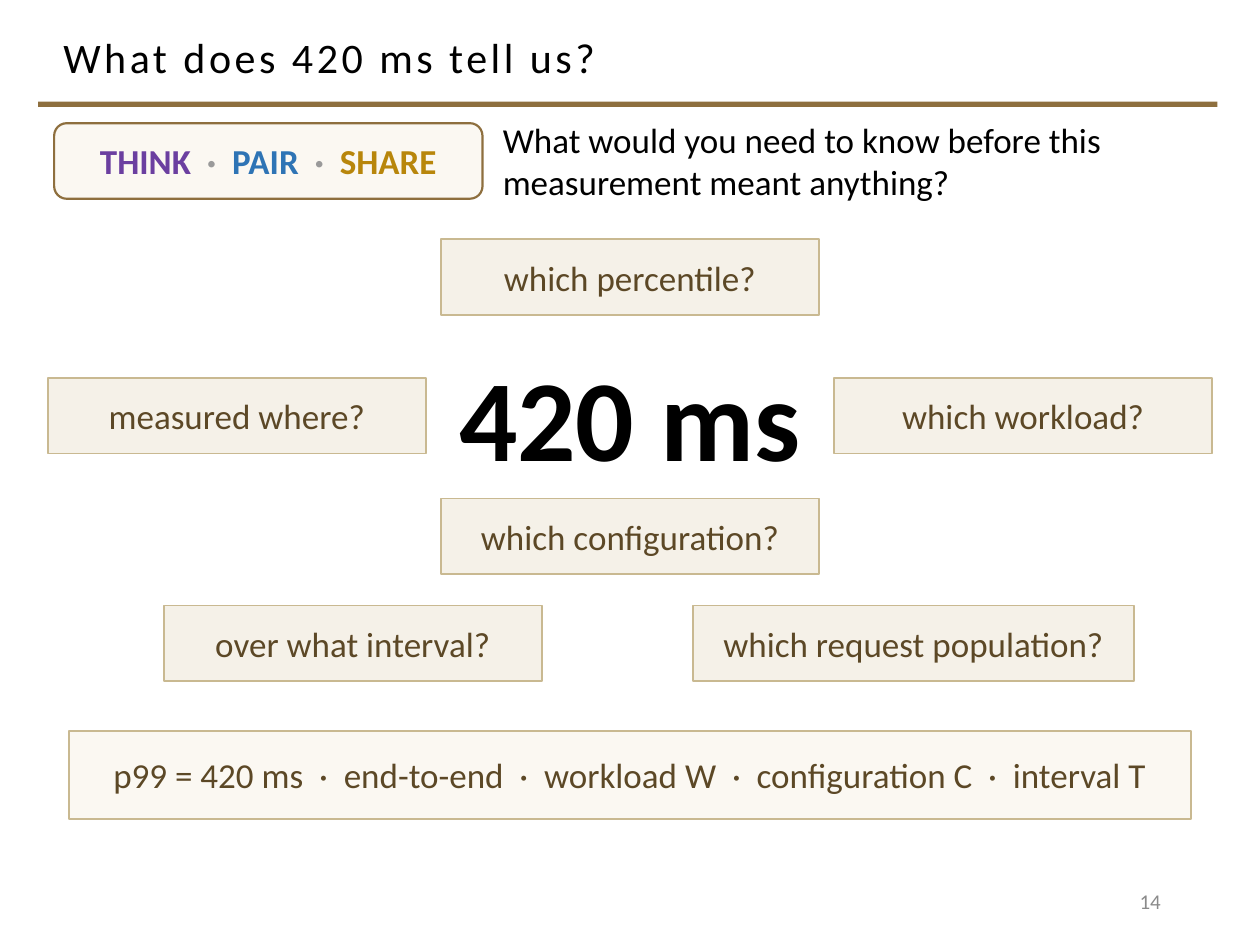
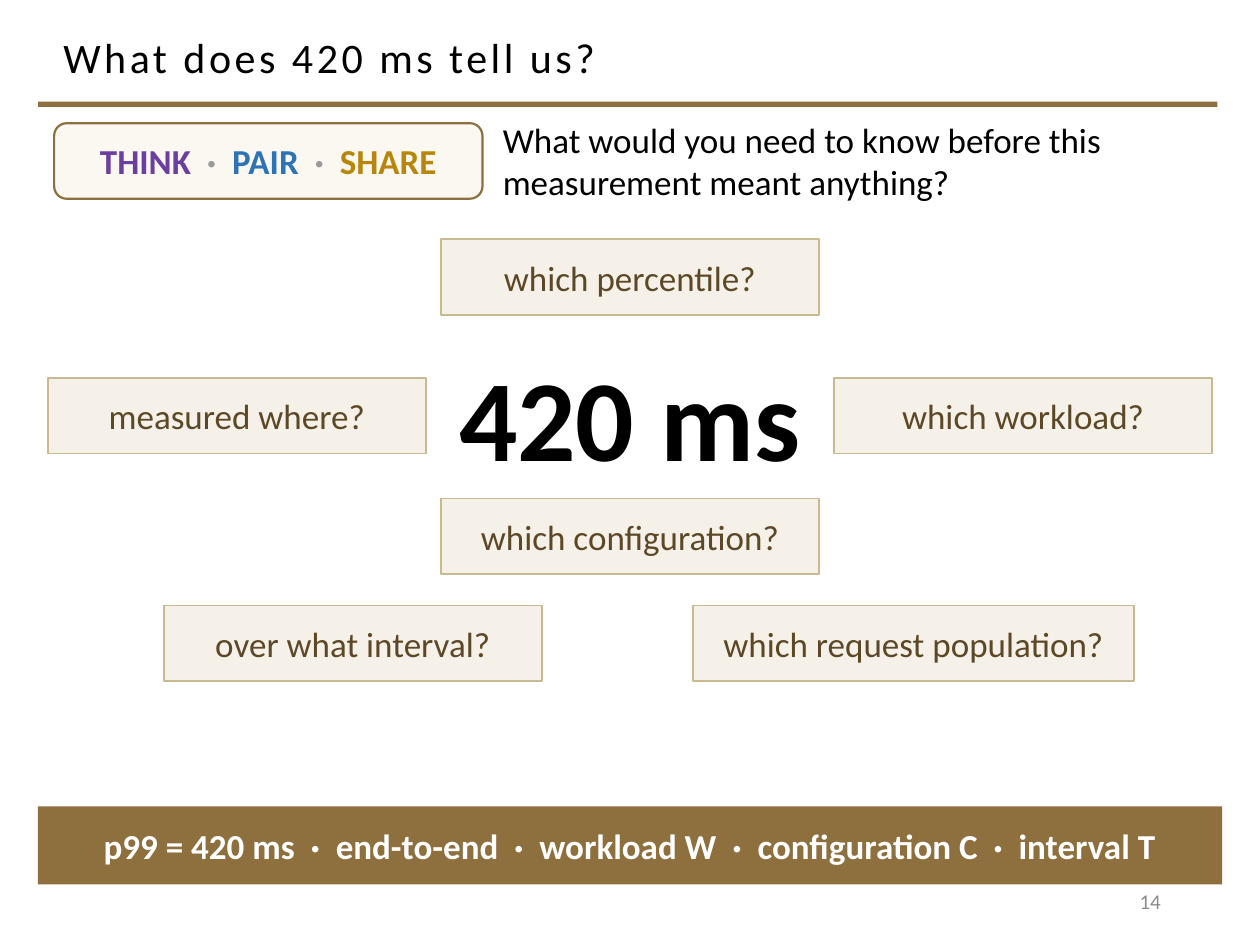
Before and after one commit to davisjam/model-based-agentic-software-engineering, a slide deck: slide 14 of course/lectures/act-1-foundations/09-engineering-decision-making-and-metrics/1-9-Engineering-Decision-Making-and-Metrics.pptx. Drawn at 1260x945 pixels with LibreOffice and Linux fonts; fonts in the diff are those of the drawing; background and template pictures are left out. Boxes give left, top, right and bottom in pixels: in the first picture for what was removed or moved away, otherwise in the second. Text is boxed around its words. In the diff, an @@ line names an element or a change of style, - is before the commit and + after.

```diff
--- a/course/lectures/act-1-foundations/09-engineering-decision-making-and-metrics/1-9-Engineering-Decision-Making-and-Metrics.pptx
+++ b/course/lectures/act-1-foundations/09-engineering-decision-making-and-metrics/1-9-Engineering-Decision-Making-and-Metrics.pptx
@@ rectangle "p99 = 420 ms · ...": place and size @@
-rectangle "p99 = 420 ms · ..." at [69, 731, 1191, 819]
+rectangle "p99 = 420 ms · ..." at [38, 806, 1222, 885]
@@ rectangle "p99 = 420 ms · ..." at [38, 806, 1222, 885]: text colour #5C4826 to #FFFFFF, bold on; fill #FBF8F2 to #8E6F3E; outline #C9B991 1.25 pt to none @@
```
Also in this commit, not shown: 11 other slides changed.
